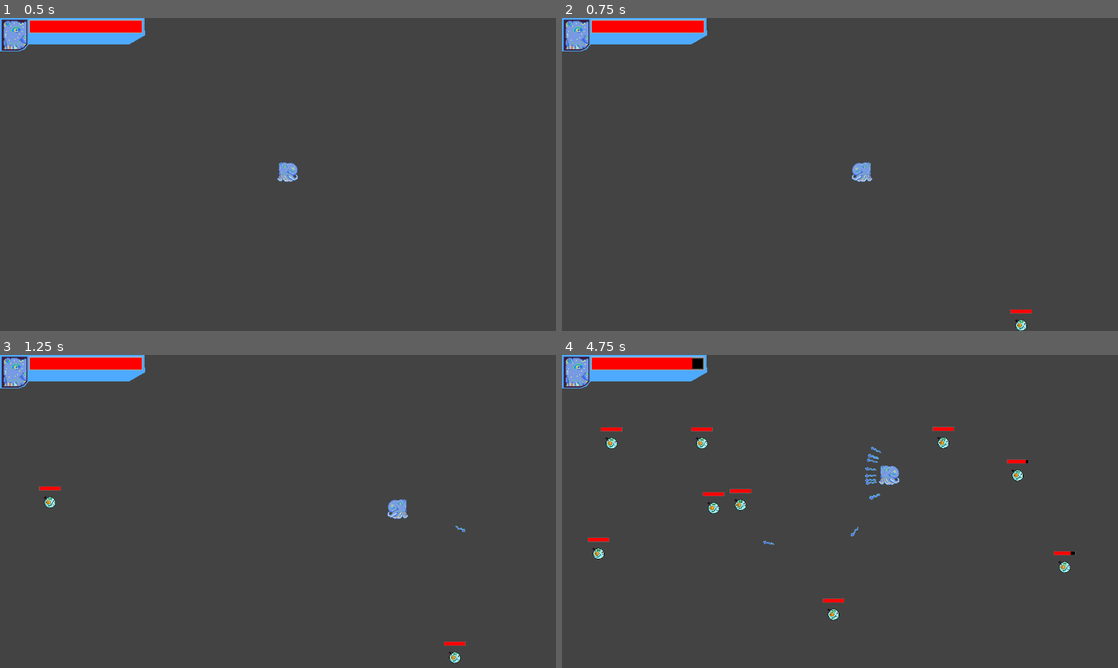
Above: before the commit, frames 1-4 (two rows, left to right).
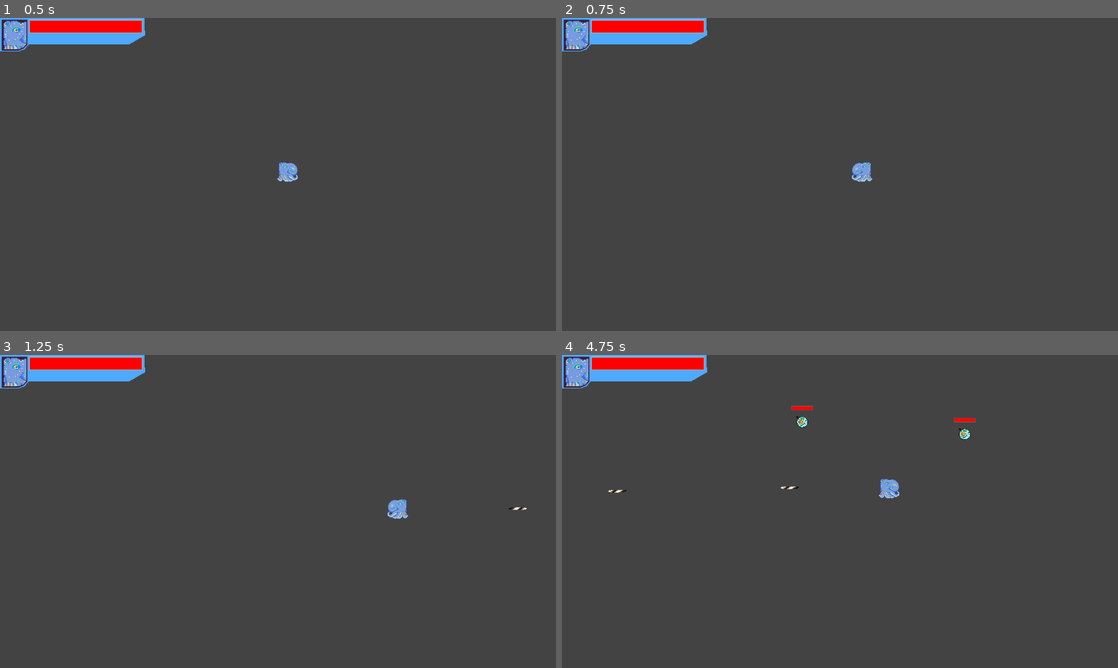
Above: after the commit, the same moments.

Repository: Igonorant/perfect-form
Game: Godot game, scene res://arenas/arena.tscn
The game is run twice, just before and just after one commit, with the same random seed, the same clock (stepped at 60 frames per second) and the same inputs.
Inputs:
- Up to frame 1 (0.5 s): no input
- Up to frame 2 (0.75 s): tap Enter at 0.5 s; hold Right (move_right) from 0.53 s (still down); tap E (atk_e) at 0.6 s
- Up to frame 3 (1.25 s): keep holding Right (move_right); tap Q (atk_q) at 0.8 s
- Up to frame 4 (4.75 s): release Right (move_right) at 1.28 s; hold Down (move_down) 1.28-2.03 s; tap Q (atk_q) at 1.35, 3.8, 4.35 s; tap R (atk_r) at 1.55, 2.1, 4.55 s; hold Right (move_right) 2.03-2.78 s; tap W (atk_w) at 2.3, 2.85 s; hold Up (move_up) 2.78-3.53 s; tap E (atk_e) at 3.05, 3.6 s; hold Left (move_left) from 3.53 s (still down)

Frame 1 is identical in both runs. In frame 2, 0.1% of the frame differs, in the area x 80-85%, y 93-100%; in frame 3, 0.3%; in frame 4, 1.8%, in the area x 4-93%, y 0-85%.

Commit message:
Add first active trait - Porcupine Quill

Diff:
--- a/arenas/arena.tscn
+++ b/arenas/arena.tscn
@@ -39,7 +39,7 @@
 position = Vector2(662, 353)
 
 [node name="SpawnEnemyTimer" type="Timer" parent="."]
-wait_time = 0.5
+wait_time = 2.0
 autostart = true
 
 [node name="PlayerHUD" parent="." node_paths=PackedStringArray("player") instance=ExtResource("3_epw2v")]
--- a/characters/player.gd
+++ b/characters/player.gd
@@ -6,9 +6,13 @@
 @onready var _invulnerability: InvulnerabilityComponent = %InvulnerabilityComponent
 @onready var _sprite: Sprite2D = $Sprite2D
 
-@onready var scn_projectile: PackedScene = preload("res://test_stuff/projectile_zap.tscn")
-@onready var scn_shockwave: PackedScene = preload("res://test_stuff/shockwave.tscn")
-@onready var scn_projectile_burst: PackedScene = preload("res://test_stuff/projectile_burst.tscn")
+# @onready var scn_projectile: PackedScene = preload("res://test_stuff/projectile_zap.tscn")
+# @onready var scn_shockwave: PackedScene = preload("res://test_stuff/shockwave.tscn")
+# @onready var scn_projectile_burst: PackedScene = preload("res://test_stuff/projectile_burst.tscn")
+
+@export var q_press_trait: PackedScene = null
+@export var w_press_trait: PackedScene = null
+@export var e_press_trait: PackedScene = null
 
 
 var _player_input_direction: Vector2 # Player inputs direction
@@ -33,38 +37,28 @@
         _player_last_input_direction = _player_input_direction
 
 func _handle_inputs() -> void:
-    if Input.is_action_just_pressed("atk_q"):
-        _spawn_projectile(1)
-    if Input.is_action_just_pressed("atk_e"):
-        _spawn_shockwave()
-    if Input.is_action_just_pressed("atk_w"):
-        _spawn_projectile_burst(5)
-    if Input.is_action_just_pressed("atk_r"):
-        _spawn_projectile(10)
+    if Input.is_action_just_pressed("atk_q") and q_press_trait != null:
+        _spawn_active_trait(q_press_trait)
+    if Input.is_action_just_pressed("atk_e") and e_press_trait != null:
+        _spawn_active_trait(e_press_trait)
+    if Input.is_action_just_pressed("atk_w") and w_press_trait != null:
+        _spawn_active_trait(w_press_trait)
 
 
-func _spawn_projectile_burst(amount: int) -> void:
-    for i in range(amount):
-        var projectile_instance: ProjectileBurst = scn_projectile_burst.instantiate()
-        projectile_instance.global_position = global_position
-        var direction = _player_last_input_direction if _player_input_direction.is_zero_approx() else _player_input_direction
-        owner.add_child(projectile_instance)
-        projectile_instance.set_direction(direction.rotated(randf_range(-PI / 6, PI / 6)))
+func _spawn_active_trait(active_trait: PackedScene) -> void:
+    # Create a new instance of the active trait
+    var instance: ActiveTrait = active_trait.instantiate()
 
-func _spawn_projectile(amount: int) -> void:
-    for i in range(amount):
-        var projectile_instance: Projectile = scn_projectile.instantiate()
-        projectile_instance.global_position = global_position
-        var direction = _player_last_input_direction if _player_input_direction.is_zero_approx() else _player_input_direction
-        owner.add_child(projectile_instance)
-        projectile_instance.set_direction(direction.rotated(randf_range(-PI / 6, PI / 6)))
+    # Set the global starting position of the active trait
+    instance.global_position = global_position
 
-func _spawn_shockwave() -> void:
-    var shockwave_instance: Shockwave = scn_shockwave.instantiate()
-    shockwave_instance.m_spawn_position = position
-    shockwave_instance.m_spawn_rotation = randf_range(0.0, TAU)
-    shockwave_instance.set_spawner(self)
-    owner.add_child(shockwave_instance)
+    # Set the direction of the active trait
+    var direction = _player_last_input_direction if _player_input_direction.is_zero_approx() else _player_input_direction
+    instance.set_direction(direction)
+
+    # Add to tree
+    owner.add_child(instance)
+
 
 func _move() -> void:
     _velocity.set_acceleration_direction(_player_input_direction)
--- a/characters/player.tscn
+++ b/characters/player.tscn
@@ -1,6 +1,7 @@
-[gd_scene load_steps=7 format=3 uid="uid://cqtr5u7m31ils"]
+[gd_scene load_steps=8 format=3 uid="uid://cqtr5u7m31ils"]
 
 [ext_resource type="Script" uid="uid://cwclpfp5ha3gj" path="res://characters/player.gd" id="1_onrkg"]
+[ext_resource type="PackedScene" uid="uid://b80u6558u77jj" path="res://genome/active_traits/porcupine_quill.tscn" id="2_h1q25"]
 [ext_resource type="Texture2D" uid="uid://b1rle3pptumof" path="res://assets/spritetopus.png" id="2_i3pqv"]
 [ext_resource type="PackedScene" uid="uid://dahnogck2kxfx" path="res://components/velocity/velocity_component.tscn" id="3_i3pqv"]
 [ext_resource type="PackedScene" uid="uid://b6o5k202plrx7" path="res://components/health/health_component.tscn" id="4_x0jl3"]
@@ -14,6 +15,7 @@
 collision_mask = 21
 motion_mode = 1
 script = ExtResource("1_onrkg")
+q_press_trait = ExtResource("2_h1q25")
 metadata/_edit_group_ = true
 
 [node name="Sprite2D" type="Sprite2D" parent="."]
--- a/components/hurt_box/hurt_box_component.gd
+++ b/components/hurt_box/hurt_box_component.gd
@@ -3,6 +3,10 @@
 
 @export var damage: float = 0.0
 
+signal body_hurted(body: Node2D)
+
 func _on_body_entered(body: Node2D) -> void:
+    # print("@Hurtbox of : ", get_parent().name, " - Body entered: ", body.name)
     if body.has_method("take_damage"):
         body.take_damage(damage)
+        emit_signal("body_hurted", body)
--- /dev/null
+++ b/database/damage.gd
@@ -0,0 +1,14 @@
+class_name Damage
+extends Resource
+
+enum DamageType {
+    NONE,
+    PHYSICAL,
+    FIRE,
+    COLD,
+    LIGHTNING,
+    POISON
+}
+
+@export var damage: float = 0.0
+@export var type: DamageType = DamageType.NONE
--- /dev/null
+++ b/genome/active_traits/active_trait.gd
@@ -0,0 +1,10 @@
+class_name ActiveTrait
+extends Node2D
+
+@export var trait_info: Trait
+@export var friendly: bool = true
+
+var _direction: Vector2 = Vector2.ZERO
+
+func set_direction(direction: Vector2) -> void:
+    _direction = direction.normalized()
--- /dev/null
+++ b/genome/active_traits/porcupine_quill.gd
@@ -0,0 +1,58 @@
+@icon("res://assets/traits/porcupine_quill.png")
+class_name PorcupineQuill
+extends ActiveTrait
+
+@onready var _velocity: VelocityComponent = %VelocityComponent
+@onready var _hurt_box: HurtBoxComponent = %HurtBoxComponent
+@onready var _life_timer: Timer = %LifeTimer
+@onready var _hurt_box_collision_shape: CollisionShape2D = %HurtBoxComponent/CollisionShape2D
+
+@export var damage: Damage
+
+var _is_attached: bool = false
+var _attached_body: Node2D = null
+var _attached_rotation_variation: float = PI / 12
+var _attached_offset: Vector2 = Vector2.ZERO
+
+func _ready() -> void:
+    # TODO: update collision mask of hurt box based on friendly variable
+    assert(!_direction.is_zero_approx())
+    _velocity.set_acceleration_direction(_direction)
+    rotation = _direction.angle()
+    z_index = -1
+
+    _hurt_box.damage = damage.damage
+    _hurt_box.body_hurted.connect(_on_body_hurted)
+
+    _life_timer.timeout.connect(_on_life_timer_timeout)
+
+func _physics_process(delta: float) -> void:
+    if _is_attached:
+        if _attached_body == null:
+            queue_free()
+            return
+        global_position = _attached_body.global_position + _attached_offset
+    else:
+        translate(_velocity.get_velocity() * delta)
+
+func _on_life_timer_timeout() -> void:
+    queue_free()
+
+func _on_body_hurted(body: Node2D) -> void:
+    # Free hurt box and velocity components to stop unnecessary calculations moving forward
+    _hurt_box.queue_free()
+    _velocity.queue_free()
+
+    # Calculate how to attach the quill to the body
+    _attached_body = body
+    _is_attached = true
+    _calculate_attached_offset()
+    # Add some variation to make multiple quills attached to the same body look different
+    rotation = _attached_offset.angle() + randf_range(-_attached_rotation_variation, _attached_rotation_variation)
+
+func _calculate_attached_offset() -> void:
+    var collision_shape: CollisionShape2D = _attached_body.find_child("CollisionShape2D")
+    if collision_shape:
+        var body_shape_size := collision_shape.shape.get_rect().size
+        var hurt_box_shape_size := _hurt_box_collision_shape.shape.get_rect().size
+        _attached_offset = - _direction * body_shape_size * 0.5 - _direction * hurt_box_shape_size.y * 0.35
--- /dev/null
+++ b/genome/active_traits/porcupine_quill.tscn
@@ -0,0 +1,47 @@
+[gd_scene load_steps=8 format=3 uid="uid://b80u6558u77jj"]
+
+[ext_resource type="Script" uid="uid://w3o8i3l0re7x" path="res://genome/active_traits/porcupine_quill.gd" id="1_sgbgv"]
+[ext_resource type="Script" uid="uid://dphfi78fp4a5p" path="res://database/damage.gd" id="2_34v25"]
+[ext_resource type="Texture2D" uid="uid://c1piwcakl31c5" path="res://assets/traits/porcupine_quill.png" id="2_x8wqh"]
+[ext_resource type="PackedScene" uid="uid://c2xqegxfit86j" path="res://components/hurt_box/hurt_box_component.tscn" id="3_34v25"]
+[ext_resource type="PackedScene" uid="uid://dahnogck2kxfx" path="res://components/velocity/velocity_component.tscn" id="5_34v25"]
+
+[sub_resource type="Resource" id="Resource_plylm"]
+script = ExtResource("2_34v25")
+damage = 25.0
+type = 1
+metadata/_custom_type_script = "uid://dphfi78fp4a5p"
+
+[sub_resource type="CapsuleShape2D" id="CapsuleShape2D_plylm"]
+radius = 3.0
+height = 40.0
+
+[node name="PorcupineQuill" type="Node2D"]
+script = ExtResource("1_sgbgv")
+damage = SubResource("Resource_plylm")
+metadata/_custom_type_script = "uid://5dhwjrwp3dqr"
+
+[node name="Sprite2D" type="Sprite2D" parent="."]
+position = Vector2(0, 1)
+rotation = 0.750492
+texture = ExtResource("2_x8wqh")
+
+[node name="HurtBoxComponent" parent="." instance=ExtResource("3_34v25")]
+unique_name_in_owner = true
+collision_layer = 8
+collision_mask = 5
+
+[node name="CollisionShape2D" type="CollisionShape2D" parent="HurtBoxComponent"]
+unique_name_in_owner = true
+rotation = 1.5708
+shape = SubResource("CapsuleShape2D_plylm")
+debug_color = Color(0.984314, 0, 0, 0.419608)
+
+[node name="VelocityComponent" parent="." instance=ExtResource("5_34v25")]
+unique_name_in_owner = true
+speed_limit = 1200.0
+
+[node name="LifeTimer" type="Timer" parent="."]
+unique_name_in_owner = true
+wait_time = 5.0
+autostart = true
--- /dev/null
+++ b/genome/trait.gd
@@ -0,0 +1,7 @@
+@icon("res://assets/icons/trait.png")
+class_name Trait
+extends Resource
+
+@export var name: String
+@export var description: String
+@export var icon: Texture2D
Binary file added: assets/icons/trait.png
Not shown, added: assets/icons/trait.png.import
Binary file added: assets/traits/porcupine_quill.png
Not shown, added: assets/traits/porcupine_quill.png.import
Not shown, added: database/damage.gd.uid
Not shown, added: genome/active_traits/active_trait.gd.uid
Not shown, added: genome/active_traits/porcupine_quill.gd.uid
Not shown, added: genome/trait.gd.uid
